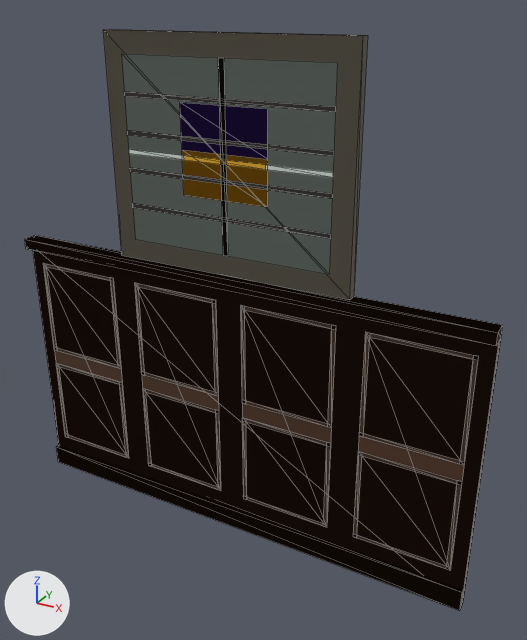
A saved change to the glTF model packages/client/public/kit/wall.panel_window.window.glb.
One viewpoint serves both versions: a 50 mm camera at (2.44, -3.91, 3.78) aimed at (0.22, 0.12, 1.76). Lighting does not change. The marker at lower left points along +X, +Y and +Z. The older version comes first. Mesh edges are drawn as thin lines. Objects named as collision shapes, trigger or cutter boxes, shadow casters or lower levels of detail are left out. Vertices at exactly the same position are counted once.

Script lines for the objects in view, before the commit:
```python
me_wall_panel_window_window = bpy.data.meshes.new('wall_panel_window_window')
me_wall_panel_window_window.from_pydata(...)  # 186 vertices, 128 faces; spans x -1.8..1.8, y -0.04..0.08, z 0.0..3.6
me_wall_panel_window_window.materials.append(mat_kit_wood)
me_wall_panel_window_window_lod1 = bpy.data.meshes.new('wall_panel_window_window_lod1')
me_wall_panel_window_window_lod1.from_pydata(...)  # 66 vertices, 54 faces; spans x -1.8..1.8, y -0.04..0.08, z 0.0..3.6
me_wall_panel_window_window_lod1.materials.append(mat_kit_wood)
ob_wall_panel_window_window = bpy.data.objects.new('wall_panel_window_window', me_wall_panel_window_window)
ob_wall_panel_window_window.location = (0.0, 0.0, 0.0)
ob_wall_panel_window_window_lod1 = bpy.data.objects.new('wall_panel_window_window_lod1', me_wall_panel_window_window_lod1)
ob_wall_panel_window_window_lod1.location = (0.0, 0.0, 0.0)
```
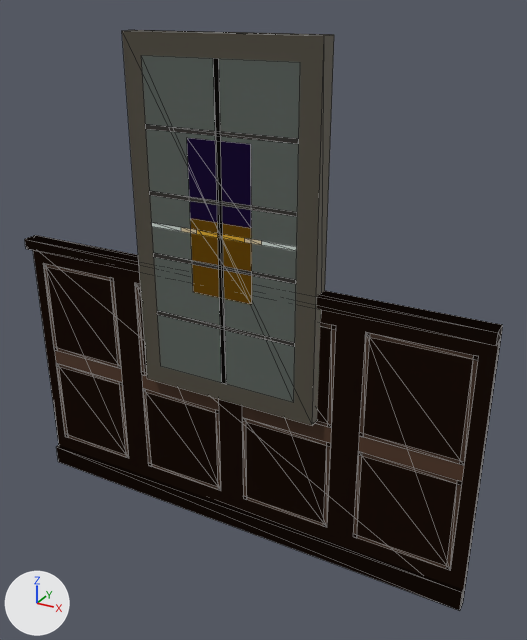
Where the change shows, as pixel boxes [x1, y1, x2, y2] in the pictures (527 x 640 px; the box of a moved part takes in the faces that stretch with it):
'wall_panel_window_window', reshaped: before [43, 29, 479, 571]; after [25, 30, 503, 610]
'wall_panel_window_window_lod1', reshaped: before [25, 149, 503, 610]; after [47, 222, 476, 566]
part 1 of me_wall_panel_window_window, moved or reshaped: before [103, 29, 368, 300]; after [122, 30, 334, 425]
part 2 of me_wall_panel_window_window, moved or reshaped: before [180, 102, 268, 207]; after [187, 138, 252, 305]
part 3 of me_wall_panel_window_window, moved or reshaped: before [122, 54, 338, 275]; after [141, 55, 300, 402]
part 4 of me_wall_panel_window_window, moved or reshaped: before [219, 58, 228, 257]; after [213, 58, 226, 384]
part 5 of me_wall_panel_window_window_lod1, moved or reshaped: before [129, 149, 333, 178]; after [151, 222, 297, 251]
part 6 of me_wall_panel_window_window_lod1, recoloured: before [130, 149, 266, 170]; after [199, 230, 262, 245]

The change, as a diff of the scene's bpy script:
```diff
--- a/packages/client/public/kit/wall.panel_window.window.glb.py
+++ b/packages/client/public/kit/wall.panel_window.window.glb.py
@@ me_wall_panel_window_window @@
 # used by ob_wall_panel_window_window; location = (0.0, 0.0, 0.0)
-me_wall_panel_window_window.from_pydata(...)  # 186 vertices, 128 faces; spans x -1.8..1.8, y -0.04..0.08, z 0.0..3.6
-me_wall_panel_window_window.vertices[166].co = (0.02, 0.0, 2.22)  # pixel (228, 256)
-me_wall_panel_window_window.vertices[167].co = (-0.02, 0.0, 2.22)  # pixel (223, 255)
-me_wall_panel_window_window.vertices[168].co = (-0.02, 0.0, 3.46)  # pixel (218, 57)
-me_wall_panel_window_window.vertices[169].co = (0.02, 0.0, 3.46)  # pixel (224, 57)
+me_wall_panel_window_window.from_pydata(...)  # 186 vertices, 128 faces; spans x -1.8..1.8, y -0.06..0.08, z 0.0..3.6
+# me_wall_panel_window_window part 1: the loose piece of 8 vertices spanning x -0.89..0.89, y 0.01..0.08, z 2.08..3.6 is scaled about its middle by (0.775, 1.86, 1.61), then moved by (0.0, -0.03, -0.46)
+# me_wall_panel_window_window part 2: the loose piece of 6 vertices spanning x -0.31..0.31, y 0.0, z 2.59..3.19 is scaled about its middle by (0.733, 1, 1.75), then moved by (0.0, -0.06, -0.43)
+# me_wall_panel_window_window part 3: 20 of 186 vertices moved; they spanned x -0.75..0.75, y 0.0..0.01, z 2.22..3.46 and now span x -0.55..0.55, y -0.06..-0.05, z 1.29..3.46; mean shift (0.0, -0.06, -0.47); largest move (0.75, 0.01, 2.22) -> (0.55, -0.05, 1.29)
+# me_wall_panel_window_window part 4
+me_wall_panel_window_window.vertices[166].co = (0.02, -0.06, 1.29)  # pixel (226, 384)
+me_wall_panel_window_window.vertices[167].co = (-0.02, -0.06, 1.29)  # pixel (221, 383)
+me_wall_panel_window_window.vertices[168].co = (-0.02, -0.06, 3.46)  # pixel (213, 58)
+me_wall_panel_window_window.vertices[169].co = (0.02, -0.06, 3.46)  # pixel (218, 58)
 me_wall_panel_window_window.materials.append(mat_kit_wood)
@@ me_wall_panel_window_window_lod1 @@
 # used by ob_wall_panel_window_window_lod1; location = (0.0, 0.0, 0.0)
-me_wall_panel_window_window_lod1.from_pydata(...)  # 66 vertices, 54 faces; spans x -1.8..1.8, y -0.04..0.08, z 0.0..3.6
+me_wall_panel_window_window_lod1.from_pydata(...)  # 70 vertices, 58 faces; spans x -1.8..1.8, y -0.06..0.08, z 0.0..3.6
+# me_wall_panel_window_window_lod1 part 5
+# 9 vertices are removed from x -0.89..0.89, y 0.0..0.08, z 2.08..2.83
+# 11 faces are deleted
+# 21 vertices move from x -0.89..0.89, y 0.0..0.08, z 2.59..3.6 to x -0.69..0.69, y -0.06..0.08, z 1.94..3.6
+# 13 vertices are added at x -0.69..0.69, y -0.06..0.08, z 1.15..2.39
+# 15 new faces join them
+# me_wall_panel_window_window_lod1 part 6: 3 kept faces spanning x -0.18..0.31, y -0.06, z 2.36..2.39 get new vertex colours
 me_wall_panel_window_window_lod1.materials.append(mat_kit_wood)
```
